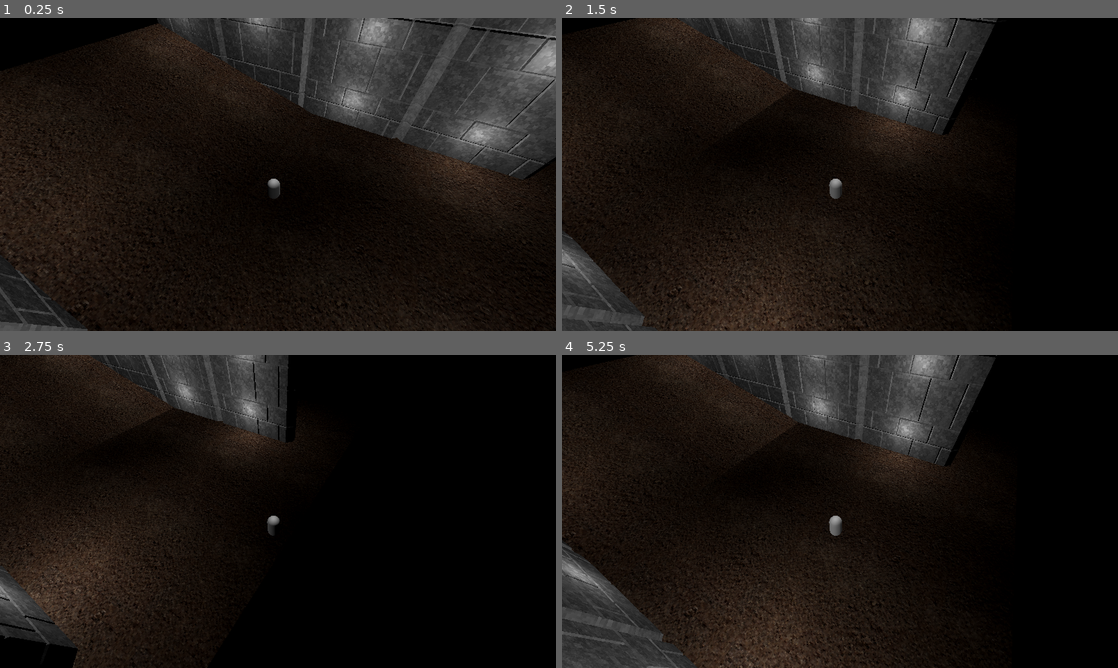
Above: before the commit, frames 1-4 (two rows, left to right).
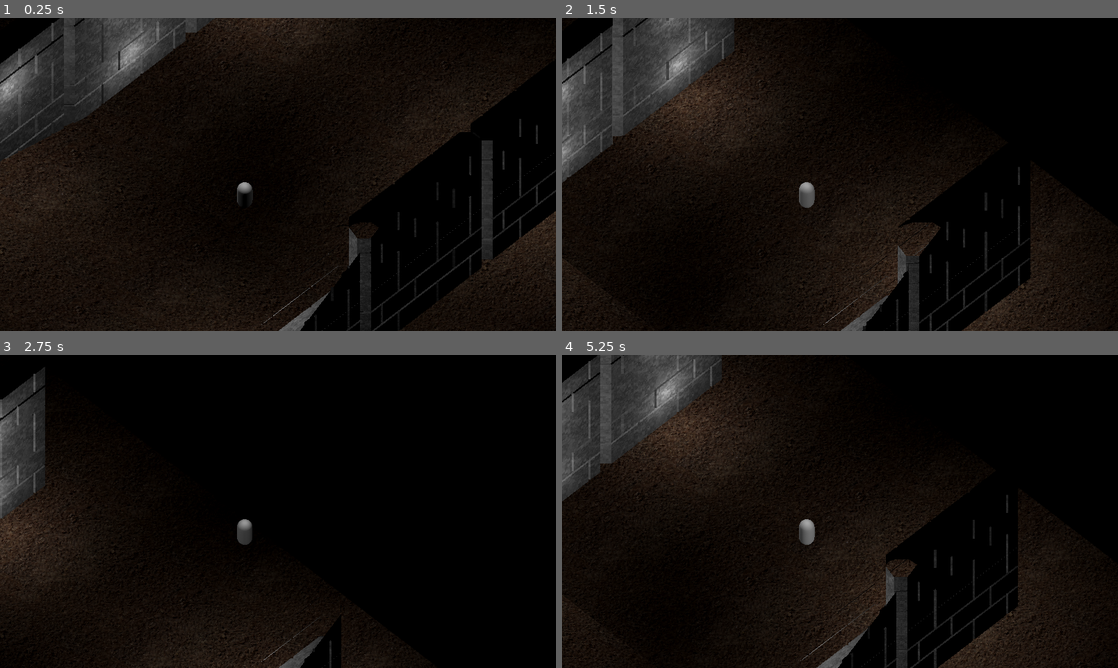
Above: after the commit, the same moments.

Repository: Degenerate-Games/shadows-below
Game: Godot game, scene res://scenes/levels/3d_test_level.tscn
Two runs of this game, one before a commit and one after it. Both use one fixed random seed, a clock stepped at 60 frames per second and the inputs below. This scene is started directly instead of the project's main scene. Sound files missing from this copy of the repository are replaced by a short silence.
Inputs (mouse positions are in pixels of both pictures, inside the frame that each line leads up to):
- Up to frame 1 (0.25 s): no input
- Up to frame 2 (1.5 s): tap Enter at 0.5 s; move the mouse to (962, 158) at 0.52 s; hold D (move_right) 0.53-1.25 s; tap B (bake) at 0.6 s; click (962, 158) at 0.67 s; drag from (728, 190) to (812, 237) at 1.27 s
- Up to frame 3 (2.75 s): tap Space at 2 s; move the mouse to (333, 442) at 2.02 s; hold D (move_right) from 2.03 s (still down); tap K (mixing_ui_clear) at 2.1 s
- Up to frame 4 (5.25 s): release D (move_right) at 2.75 s; drag from (812, 574) to (673, 464) at 2.77 s; tap Enter at 3.5 s; move the mouse to (1006, 558) at 3.52 s; hold A (move_left) 3.53-4.25 s; tap J (mixing_ui_red) at 3.6 s; drag from (673, 464) to (756, 433) at 4.27 s; tap Space at 5 s; move the mouse to (867, 511) at 5.02 s; hold S (move_down) from 5.03 s (still down); tap I (mixing_ui_blue) at 5.1 s; click (867, 511) at 5.17 s

The runs differ from the first frame. In frame 1, 38% of the frame differs, in the area x 0-100%, y 0-100%; in frame 2, 38%; in frame 3, 23%; in frame 4, 39%.

Commit message:
Updated camera

Diff:
--- a/scenes/player_3d.tscn
+++ b/scenes/player_3d.tscn
@@ -67,7 +67,8 @@
 mesh = SubResource("CapsuleMesh_sgx52")
 
 [node name="Camera3D" type="Camera3D" parent="."]
-transform = Transform3D(0.866025, -0.383022, 0.321394, 0, 0.642788, 0.766044, -0.5, -0.663414, 0.556671, 5, 14, 8)
+transform = Transform3D(0.707107, 0.541675, -0.454519, 1.09084e-08, 0.642787, 0.766045, 0.707106, -0.541676, 0.45452, -5, 14, 8)
+projection = 1
 size = 20.0
 near = 0.001
 
